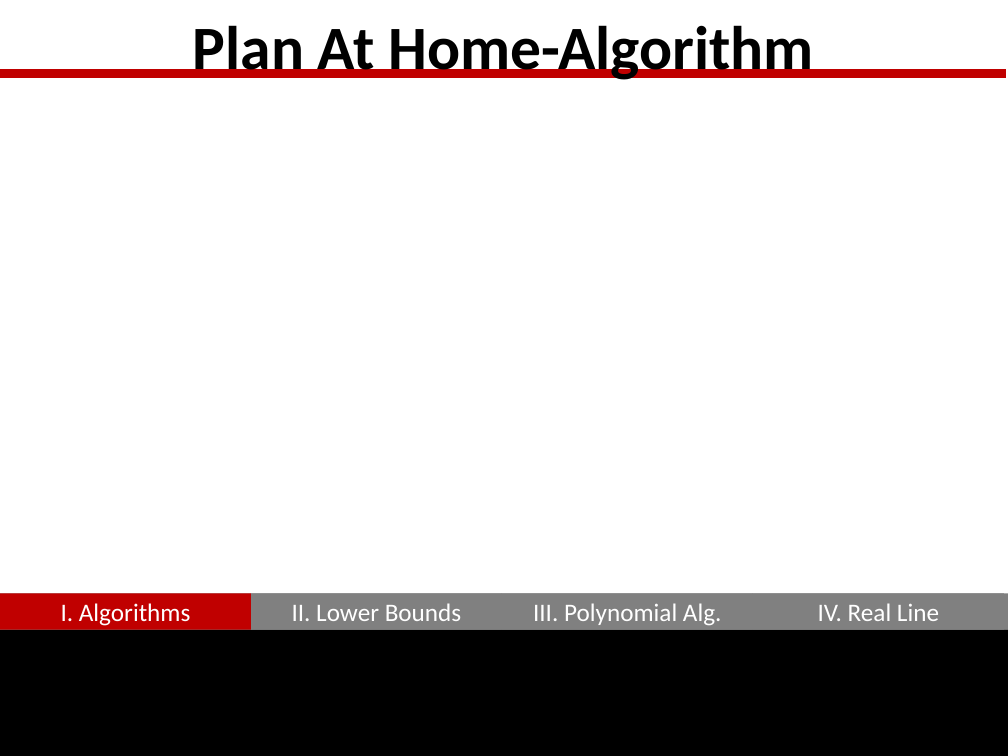
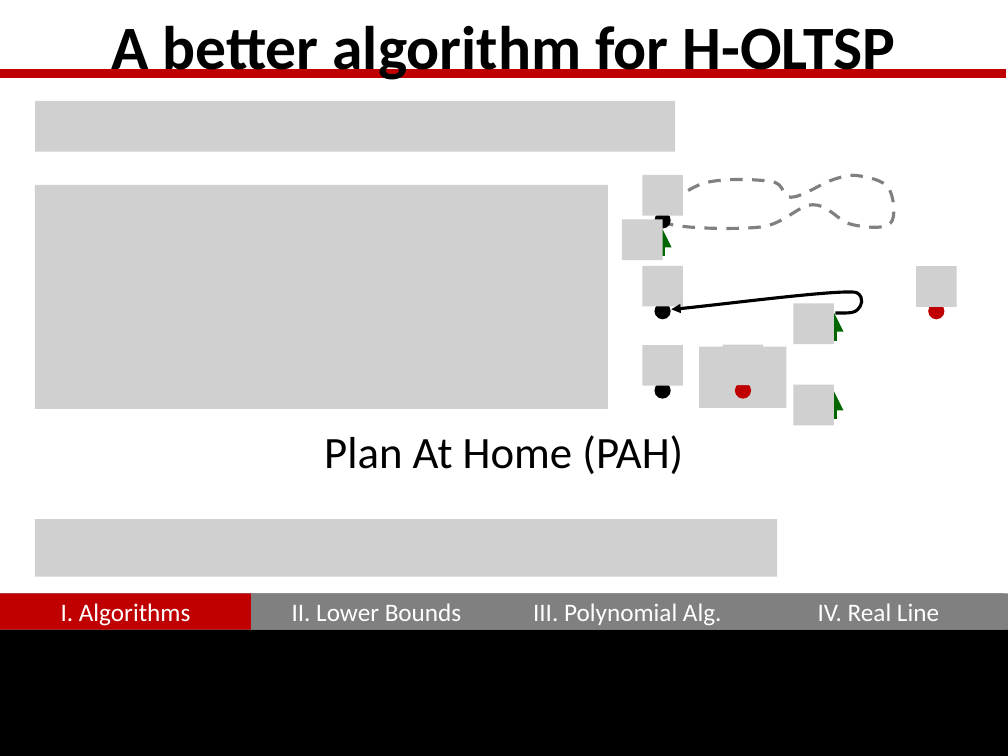
Before and after one commit to GraffL/talk-online-tsp, a slide deck: slide 12 of Präsentation43.pptx. Drawn at 1008x756 pixels with LibreOffice and Linux fonts; fonts in the diff are those of the drawing; grey boxes stand for pictures. Boxes give left, top, right and bottom in pixels: in the first picture for what was removed or moved away, otherwise in the second. Text is boxed around its words. In the diff, an @@ line names an element or a change of style, - is before the commit and + after.

```diff
--- a/Präsentation43.pptx
+++ b/Präsentation43.pptx
@@ title at bbox=[111, 25, 896, 80]: text changed @@
-Plan At Home-Algorithm
+A better algorithm for H-OLTSP
@@ picture added at bbox=[35, 101, 675, 151] @@
@@ freeform shape added at bbox=[661, 175, 894, 229], outline #808080 2.25 pt dashed @@
@@ picture added at bbox=[35, 185, 608, 409] @@
@@ group added at bbox=[622, 175, 682, 260]: 2 pictures, 1 ellipse, 1 arrow @@
@@ picture added at bbox=[916, 266, 957, 306] @@
@@ freeform shape added at bbox=[671, 292, 862, 313], outline #000000 2.25 pt @@
@@ group added at bbox=[642, 266, 834, 344]: 2 pictures, 1 ellipse, 1 arrow @@
@@ ellipse added at bbox=[928, 303, 944, 320], fill #C00000 @@
@@ picture added at bbox=[700, 347, 787, 408] @@
@@ picture added at bbox=[723, 345, 763, 385] @@
@@ ellipse added at bbox=[735, 382, 751, 398], fill #C00000 @@
@@ group added at bbox=[642, 345, 834, 425]: 2 pictures, 1 ellipse, 1 arrow @@
@@ text added at bbox=[324, 435, 683, 474], 32 pt, text #000000 @@
+Plan At Home (PAH)
@@ picture added at bbox=[35, 519, 777, 577] @@
```
Also in this commit, not shown: 1 other slide changed, 2 slides added, 1 slide removed.
